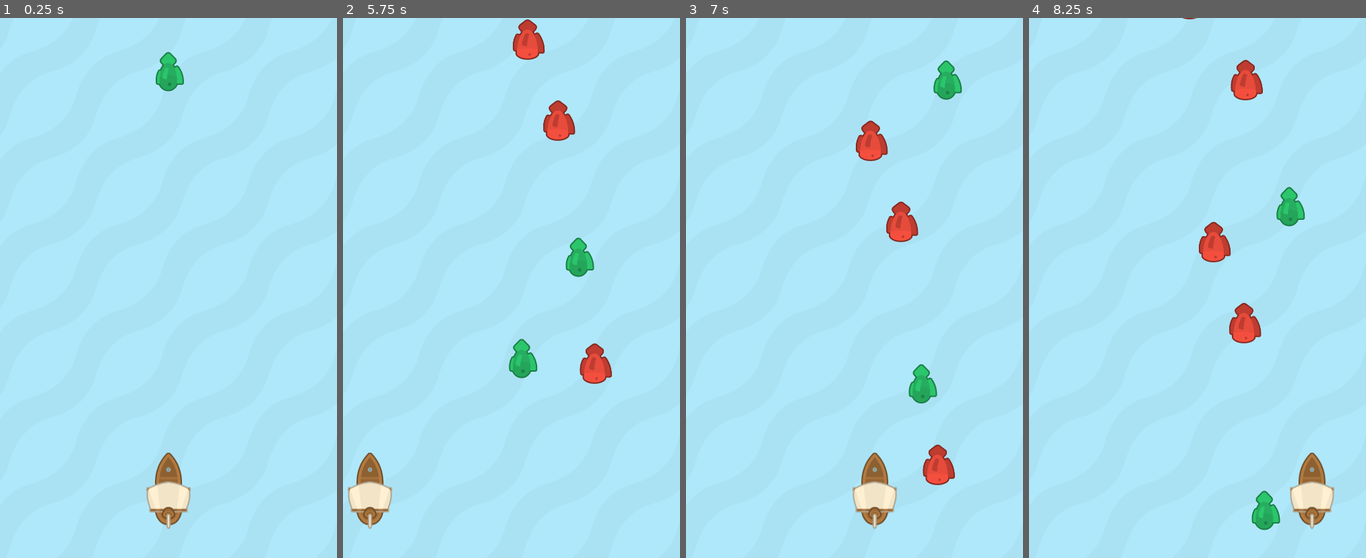
Above: before the commit, frames 1-4 (left to right).
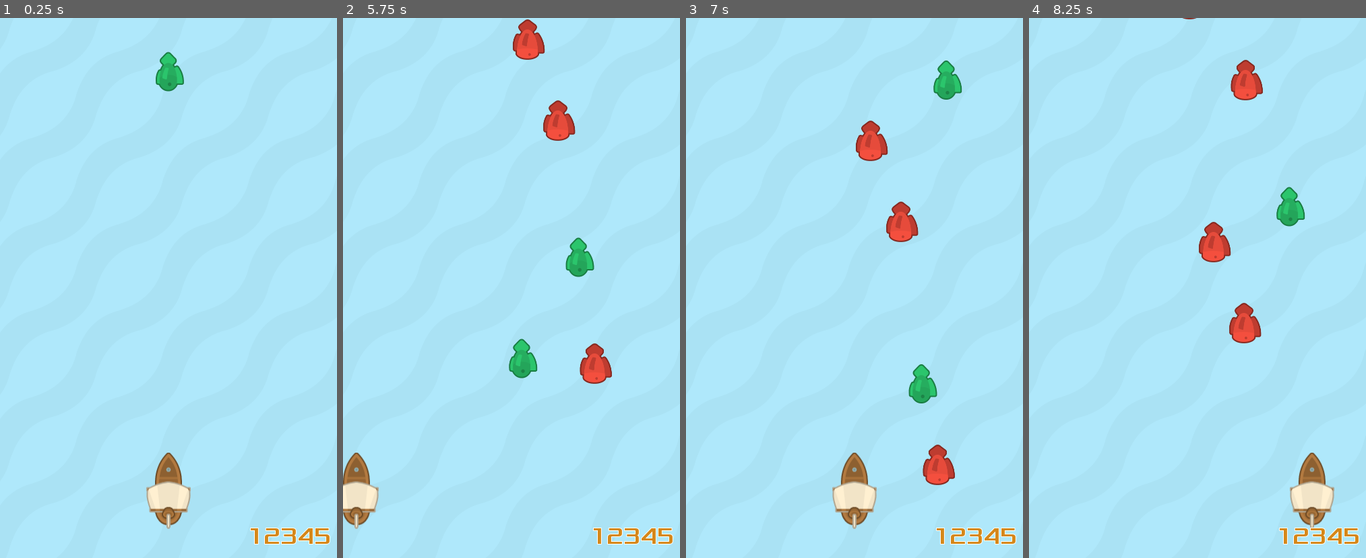
Above: after the commit, the same moments.

Repository: mwa/seaworthy
Game: Godot game, scene res://scenes/Sea.tscn
Two runs of this game, one before a commit and one after it. Both use one fixed random seed, a clock stepped at 60 frames per second and the inputs below.
Inputs:
- Up to frame 1 (0.25 s): no input
- Up to frame 2 (5.75 s): hold Right (ui_right) 0.53-1.28 s; hold Left (ui_left) 1.28-2.03 s; hold Right (ui_right) 2.03-3.53 s; hold Left (ui_left) from 3.53 s (still down)
- Up to frame 3 (7 s): release Left (ui_left) at 5.78 s; hold Right (ui_right) from 5.78 s (still down)
- Up to frame 4 (8.25 s): release Right (ui_right) at 8.03 s; hold Left (ui_left) from 8.03 s (still down)

The runs differ from the first frame. In frame 1, 0.4% of the frame differs, in the area x 74-98%, y 94-98%; in frame 2, 1.6%; in frame 3, 2.1%, in the area x 43-98%, y 80-98%; in frame 4, 0.9%.

Commit message:
Add HUD control

Diff:
--- a/project.godot
+++ b/project.godot
@@ -16,9 +16,9 @@
 [application]
 
 config/name="Seaworthy"
-config/description="A ship sailing game."
 run/main_scene="res://scenes/Sea.tscn"
 config/icon="res://icon.png"
+config/description="A ship sailing game."
 
 [display]
 
--- a/scenes/Fish.tscn
+++ b/scenes/Fish.tscn
@@ -1,20 +1,20 @@
 [gd_scene load_steps=4 format=2]
 
-[ext_resource path="res://assets/img/fish_green.png" type="Texture" id=1]
-[ext_resource path="res://scripts/Fish.gd" type="Script" id=2]
+[ext_resource path="res://scripts/Fish.gd" type="Script" id=1]
+[ext_resource path="res://assets/img/fish_green.png" type="Texture" id=2]
 
 [sub_resource type="CapsuleShape2D" id=1]
 radius = 15.0
 height = 12.0
 
 [node name="Fish" type="Area2D"]
-script = ExtResource( 2 )
+script = ExtResource( 1 )
 
 [node name="Sprite" type="Sprite" parent="."]
 position = Vector2( 3, -8 )
 rotation = 1.5708
 scale = Vector2( 0.5, 0.5 )
-texture = ExtResource( 1 )
+texture = ExtResource( 2 )
 
 [node name="CollisionShape2D" type="CollisionShape2D" parent="."]
 shape = SubResource( 1 )
--- a/scenes/Sea.tscn
+++ b/scenes/Sea.tscn
@@ -1,9 +1,15 @@
 [gd_scene load_steps=7 format=2]
 
-[ext_resource path="res://scenes/PlayerShip.tscn" type="PackedScene" id=1]
+[ext_resource path="res://scripts/Sea.gd" type="Script" id=1]
 [ext_resource path="res://assets/img/water.png" type="Texture" id=2]
-[ext_resource path="res://scenes/Fish.tscn" type="PackedScene" id=3]
-[ext_resource path="res://scripts/Sea.gd" type="Script" id=4]
+[ext_resource path="res://fonts/Xolonium-Regular.ttf" type="DynamicFontData" id=3]
+[ext_resource path="res://scenes/Fish.tscn" type="PackedScene" id=4]
+[ext_resource path="res://scenes/PlayerShip.tscn" type="PackedScene" id=5]
+
+[sub_resource type="DynamicFont" id=1]
+size = 35
+outline_size = 1
+font_data = ExtResource( 3 )
 
 [sub_resource type="RectangleShape2D" id=1]
 extents = Vector2( 20, 100 )
@@ -23,12 +29,25 @@
 "_edit_use_anchors_": false
 }
 
+[node name="HUD" type="CanvasLayer" parent="."]
+
+[node name="ScoreLabel" type="Label" parent="HUD"]
+margin_left = 366.0
+margin_top = 746.0
+margin_right = 491.0
+margin_bottom = 791.0
+custom_fonts/font = SubResource( 1 )
+custom_colors/font_color = Color( 0.839216, 0.533333, 0.101961, 1 )
+custom_colors/font_outline_modulate = Color( 1, 1, 1, 1 )
+text = "12345"
+align = 2
+
 [node name="Fishes" type="Node2D" parent="."]
 
-[node name="Fish" parent="Fishes" instance=ExtResource( 3 )]
+[node name="Fish" parent="Fishes" instance=ExtResource( 4 )]
 position = Vector2( 250, 50 )
 
-[node name="PlayerShip" parent="." instance=ExtResource( 1 )]
+[node name="PlayerShip" parent="." instance=ExtResource( 5 )]
 position = Vector2( 250, 700 )
 
 [node name="SideBorders" type="StaticBody2D" parent="."]
Not shown, added: fonts/FONTLOG.txt
Not shown, added: fonts/LICENSE.txt
Binary file added: fonts/Xolonium-Regular.ttf
Not shown: 1 places in scenes/Sea.tscn that only renumber resources
